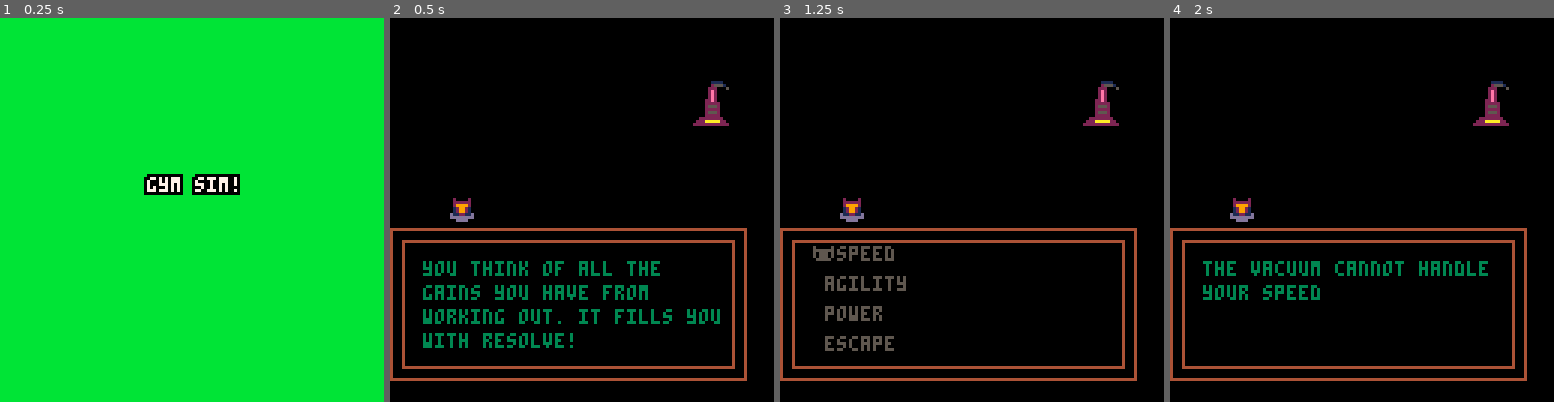
Above: before the commit, frames 1-4 (left to right).
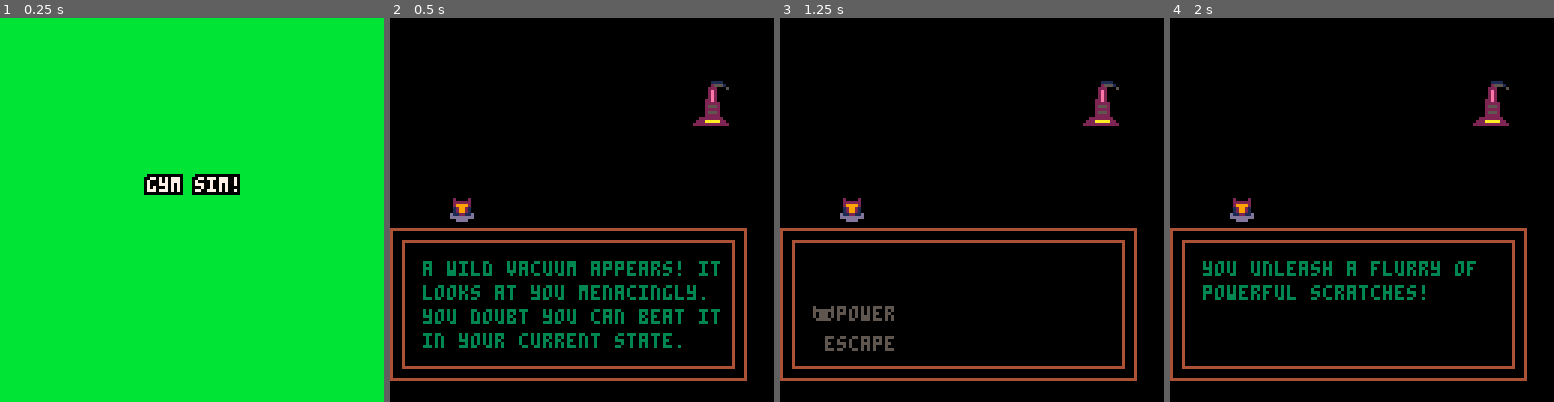
Above: after the commit, the same moments.

Repository: MarkNickerson/GymSim
Game: PICO-8 cartridge gymsim.p8
Same seed, same stepped clock (60 frames per second), same inputs: the game is played once before the commit and once after it.
Inputs:
- Up to frame 1 (0.25 s): no input
- Up to frame 2 (0.5 s): tap X (X key) at 0.33 s
- Up to frame 3 (1.25 s): tap O (Z key) at 0.7 s; tap X (X key) at 1.07 s
- Up to frame 4 (2 s): hold Right from 1.6 s (still down); tap O (Z key) at 1.7 s; tap X (X key) at 1.85 s

Frame 1 is identical in both runs. In frame 2, 4.0% of the frame differs, in the area x 8-86%, y 63-86%; in frame 3, 1.1%; in frame 4, 1.7%.

Commit message:
Changing sentences in boss battle. Finishing power game music

Diff:
--- a/gymsim.p8
+++ b/gymsim.p8
@@ -51,16 +51,16 @@
 -- what to print on the next boss move
 boss_move = "the boss does something"
 -- which workouts have been completed
-completed_tasks = {true, true, true, true} -- run, feather, post
+completed_tasks = {false, false, true, true} -- run, feather, post
 -- which boss options have been chosen
 chosen_boss_options = {false, false, false, false}
 -- text to show for each boss option
 boss_fight_options = {"speed", "agility", "power", "escape"}
 -- boss responses
 boss_response = {}
-boss_response["power"] = "the vacuum cannot handle your power"
-boss_response["speed"] = "the vacuum cannot handle your speed"
-boss_response["agility"] = "the vacuum cannot handle your agility"
+boss_response["power"] = "you unleash a flurry of powerful scratches!"
+boss_response["speed"] = "the vacuum tries to escape, but you easily catch up and corner it!"
+boss_response["agility"] = "the vacuum makes a quick dash at you, but you easily dodge and counter!"
 boss_response["escape"] = "you manage to escape"
 -- symbol to indicate option is selected
 selected_symbol = "\130"
@@ -360,7 +360,7 @@
   rectfill(0,0,screen_size,screen_size,12)
   local text = " feather sim!"
   write(text, text_x_pos(text), 30,7)
-  local text = " avoid obsticles by using"
+  local text = " avoid obstacles by using"
   write(text, text_x_pos(text), 50,7)
   local text = " the left and right keys!"
   write(text, text_x_pos(text), 60,7)
@@ -548,7 +548,7 @@
   rectfill(0,0,screen_size,screen_size,12)
   local text = " running sim!"
   write(text, text_x_pos(text), 30,7)
-  local text = " avoid obsticles by using"
+  local text = " avoid obstacles by using"
   write(text, text_x_pos(text), 50,7)
   local text = " the up and down keys!"
   write(text, text_x_pos(text), 60,7)
@@ -677,7 +677,7 @@
 --------------------------------------------------------------------------------
 function update_boss()
   if boss_state == boss_states.victory then
-    boss_move = "you defeated the vacuum"
+    boss_move = "the vacuum goes silent. you win!"
     -- go to end screen if victory
     if btnp(5) then
       change_state(20)
Not shown, changed: the music (__music__) section of gymsim.p8
Not shown, changed: the sound effects (__sfx__) section of gymsim.p8
